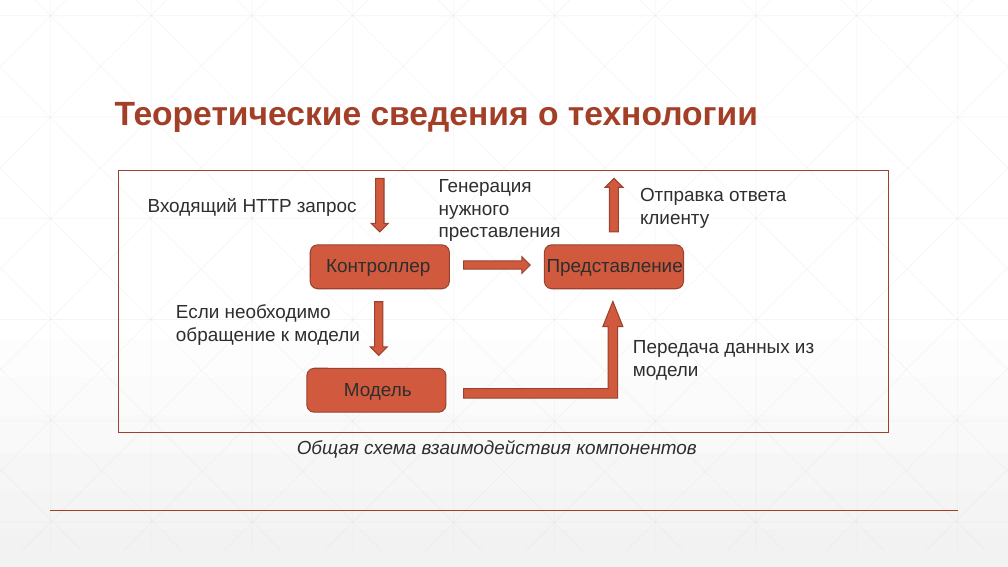
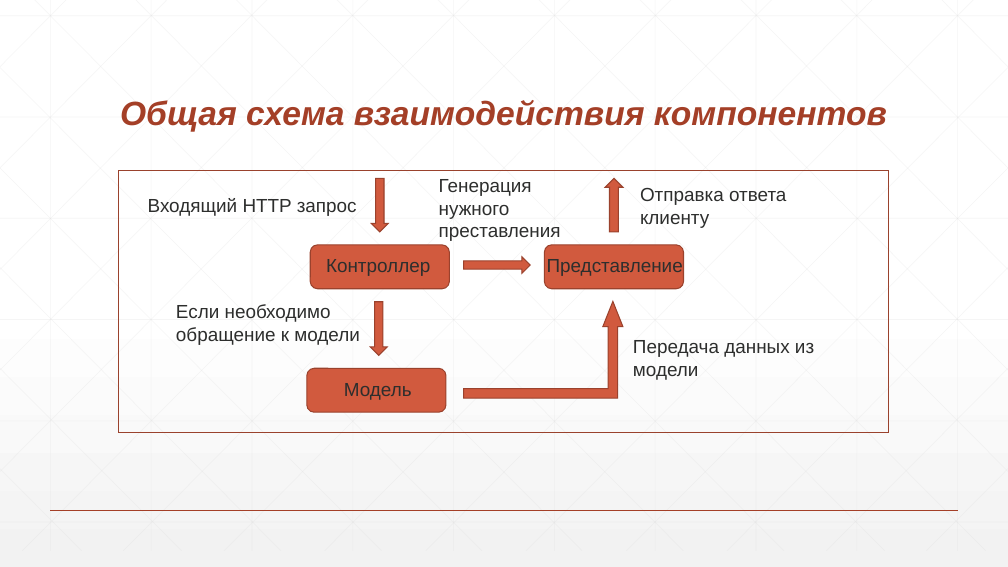
Before and after one commit to DanilaShushkanov/Site22, a slide deck: slide 6 of Диплом_през.pptx. Drawn at 1008x567 pixels with LibreOffice and Linux fonts; fonts in the diff are those of the drawing. Boxes give left, top, right and bottom in pixels: in the first picture for what was removed or moved away, otherwise in the second. Text is boxed around its words. In the diff, an @@ line names an element or a change of style, - is before the commit and + after.

```diff
--- a/Диплом_през.pptx
+++ b/Диплом_през.pptx
@@ title at (120,100,887,132): text changed; italic on @@
-Теоретические сведения о технологии
+Общая схема взаимодействия компонентов
@@ text removed at (297,440,696,458) @@
-Общая схема взаимодействия компонентов
```
Also in this commit, not shown: 7 other slides changed, 1 slide added, 10 other files.
